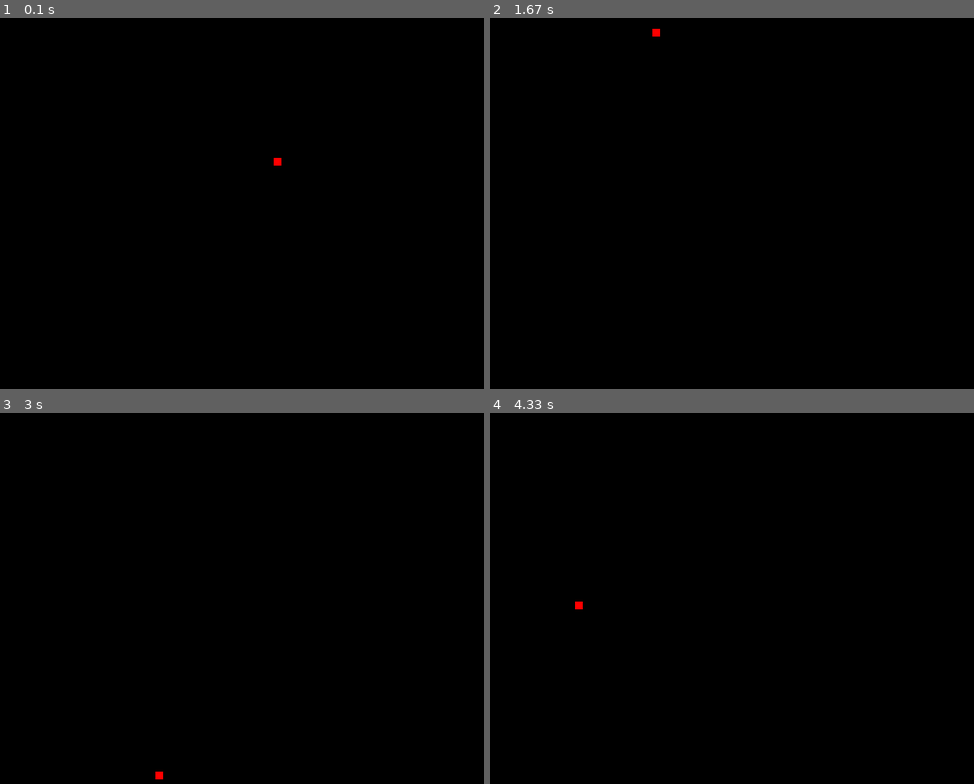
Above: before the commit, frames 1-4 (two rows, left to right).
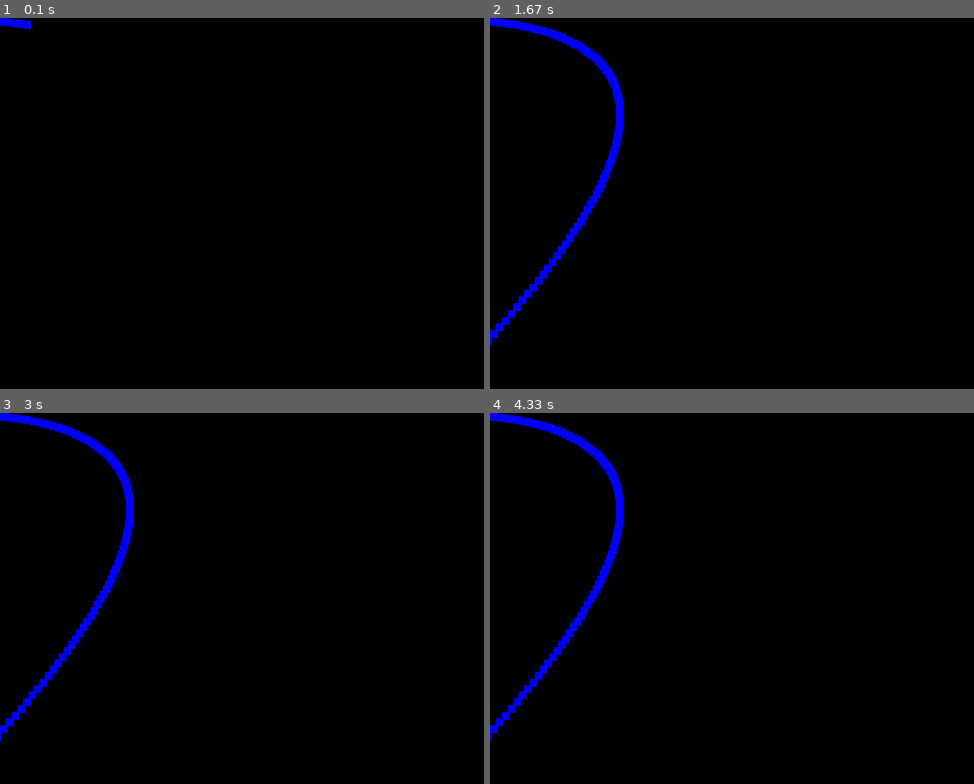
Above: after the commit, the same moments.

Repository: awye765/Python-Games
Game: pygame game, started from Part 2/moving.py
Same seed, same stepped clock (60 frames per second), same inputs: the game is played once before the commit and once after it.
Inputs:
- Up to frame 1 (0.1 s): no input
- Up to frame 2 (1.67 s): no input
- Up to frame 3 (3 s): no input
- Up to frame 4 (4.33 s): no input

The runs differ from the first frame. In frame 1, 0.2% of the frame differs, in the area x 0-59%, y 0-40%; in frame 2, 2.0%, in the area x 0-36%, y 0-89%; in frame 3, 2.0%; in frame 4, 2.0%.

Commit message:
Moving objects

Diff:
--- a/Part 2/moving.py
+++ b/Part 2/moving.py
@@ -22,25 +22,28 @@
 #Code Block 3 Variables
 blueSquareX = 0.0
 blueSquareY = 0.0
-blueSquareVX = 1
+blueSquareVX = 8
 blueSquareVY = 1
 
 while True:
 
-	surface.fill((0,0,0))
+	'''
+	# surface.fill((0,0,0))
 
 	# Code block 1 - Drawing Shapes in Time and Space
-	pygame.draw.rect(surface, (255,0,0), (random.randint(0, windowWidth), random.randint(0, windowHeight), 10, 10 ) )
+	#pygame.draw.rect(surface, (255,0,0), (random.randint(0, windowWidth), random.randint(0, windowHeight), 10, 10 ) )
 
 	#Code Block 2 - Moving Shapes Across Space in Time
-	'''
+
+
 	pygame.draw.rect(surface, (0, 255, 0), (greenSquareX, greenSquareY, 10, 10))
 
-	greenSquareX += 1
+	greenSquareX += 5
 	#greenSquareY += 1
+
 	'''
 	#Code block 3 - Moving Shapes with Acceleration
-	'''
+
 	pygame.draw.rect(surface, (0, 0, 255), (blueSquareX, blueSquareY, 10, 10))
 
 	blueSquareX += blueSquareVX
@@ -48,7 +51,6 @@
 
 	blueSquareVX -= 0.2
 	blueSquareVY += 0.1
-	'''
 
 	for event in GAME_EVENTS.get():
 
